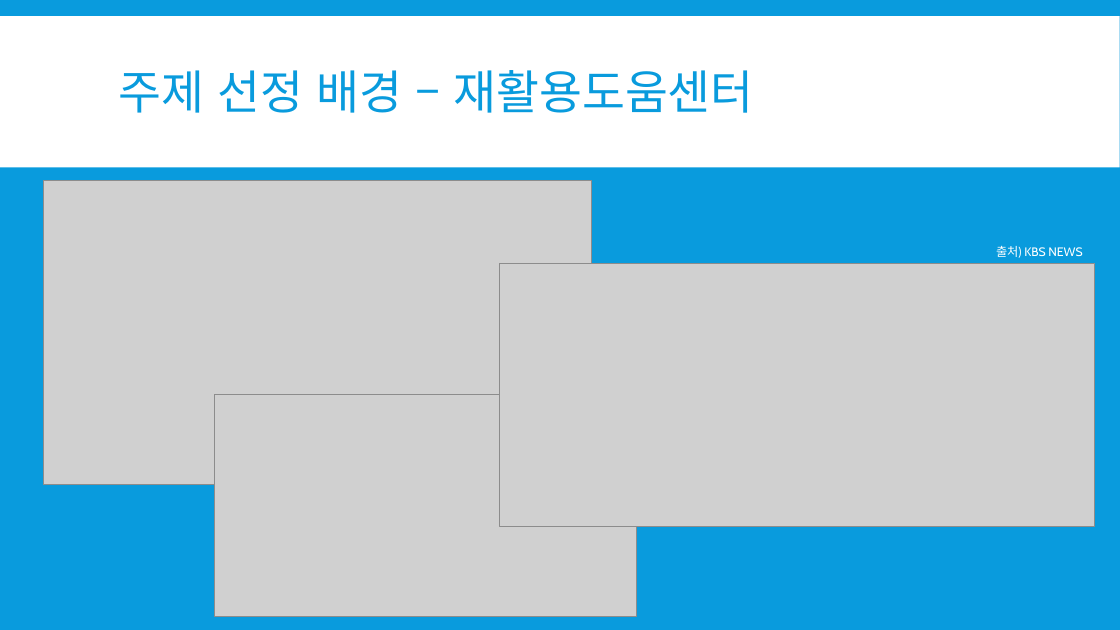
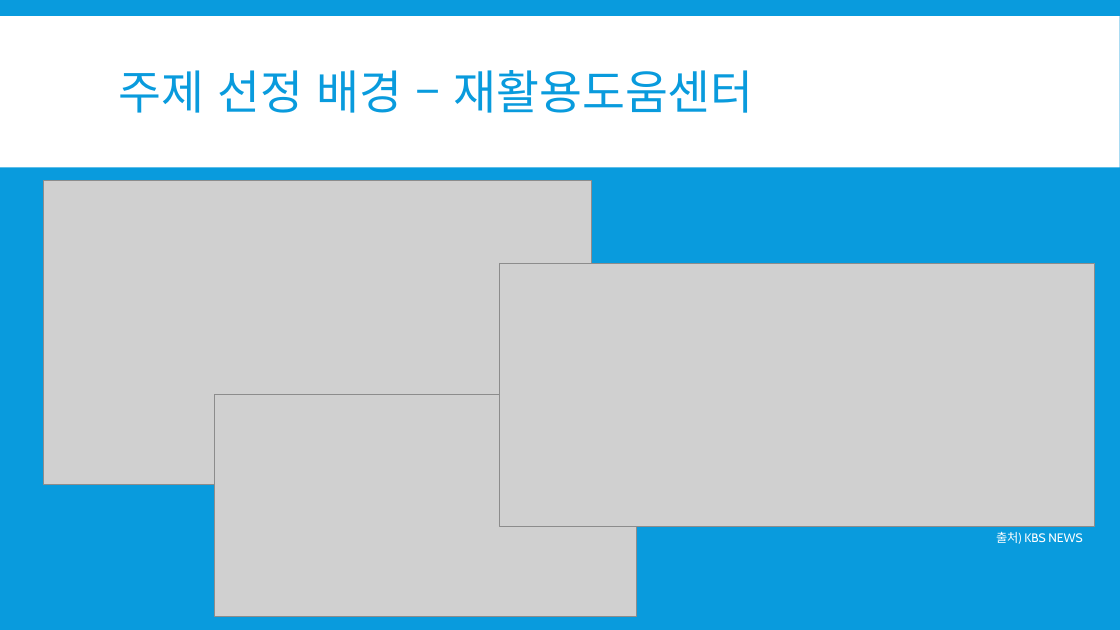
Before and after one commit to so-jeong0127/Python-Project, a slide deck: slide 7 of 3조- 계획서.pptx. Drawn at 1120x630 pixels with LibreOffice and Linux fonts; fonts in the diff are those of the drawing; grey boxes stand for pictures. Boxes give left, top, right and bottom in pixels: in the first picture for what was removed or moved away, otherwise in the second. Text is boxed around its words. In the diff, an @@ line names an element or a change of style, - is before the commit and + after.

```diff
--- a/3조- 계획서.pptx
+++ b/3조- 계획서.pptx
@@ text "출처) KBS NEWS": place and size @@
-text "출처) KBS NEWS" at [996, 245, 1082, 258]
+text "출처) KBS NEWS" at [996, 531, 1082, 544]
```
Also in this commit, not shown: 3 other slides changed.
